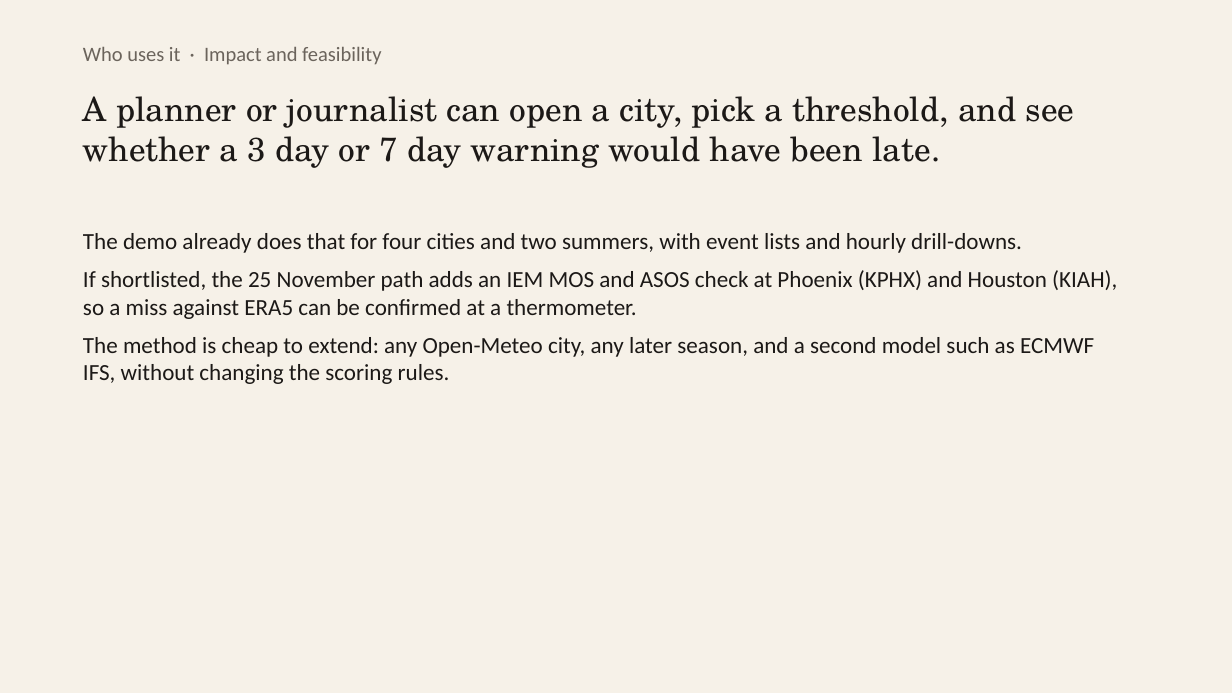
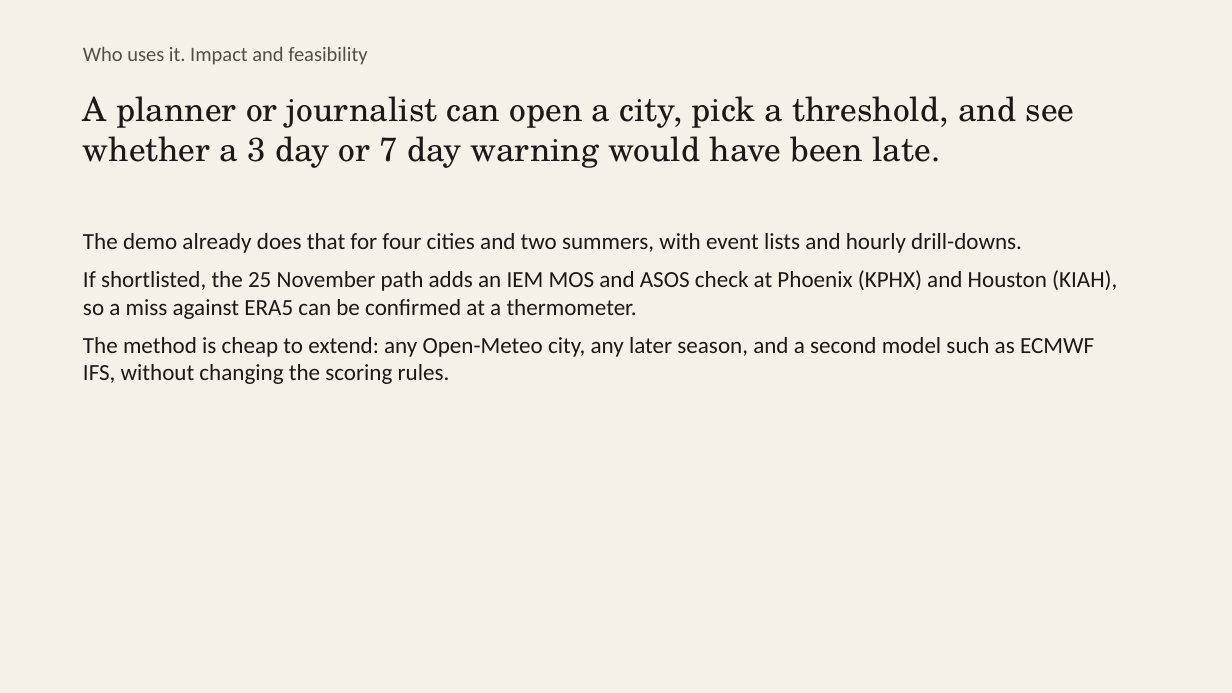
Before and after one commit to henrysammarfo/underwarned, a slide deck: slide 8 of docs/Underwarned-DATANOVA-deck.pptx. Drawn at 1232x693 pixels with LibreOffice and Linux fonts; fonts in the diff are those of the drawing. Boxes give left, top, right and bottom in pixels: in the first picture for what was removed or moved away, otherwise in the second. Text is boxed around its words. In the diff, an @@ line names an element or a change of style, - is before the commit and + after.

```diff
--- a/docs/Underwarned-DATANOVA-deck.pptx
+++ b/docs/Underwarned-DATANOVA-deck.pptx
@@ text at (83,46,367,65): text changed; text colour #6B645C to #534E47 @@
-Who uses it · Impact and feasibility
+Who uses it. Impact and feasibility
```
Also in this commit, not shown: 9 other slides changed, 22 other files.
